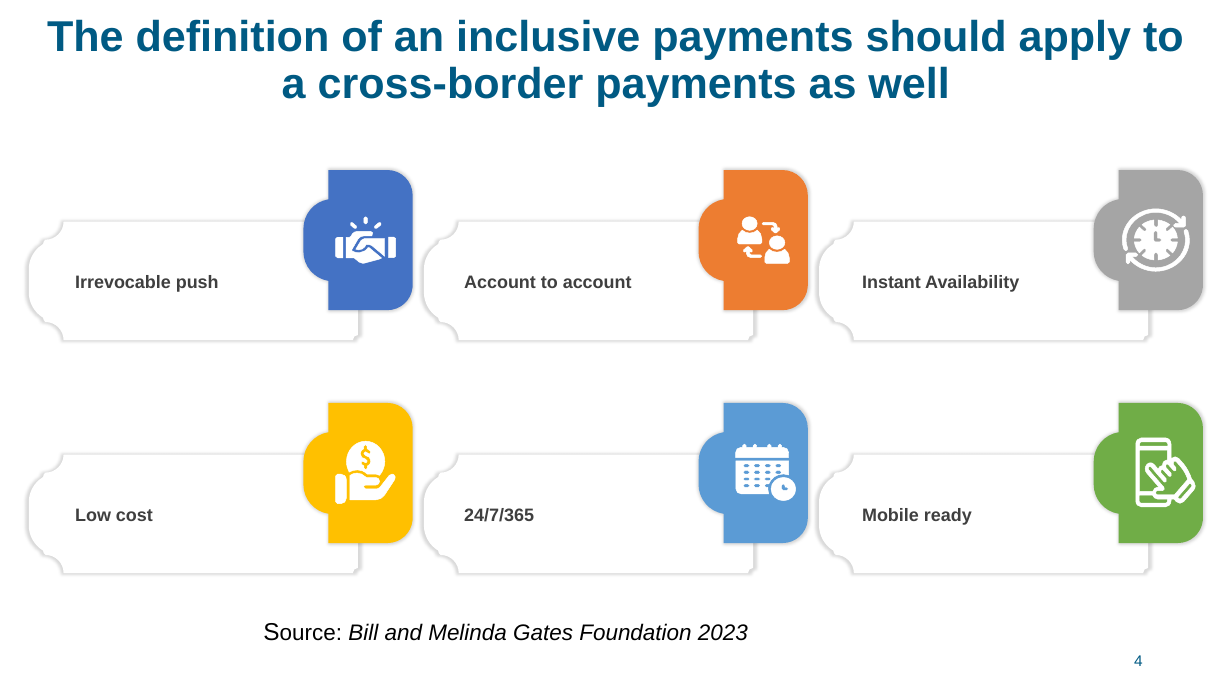
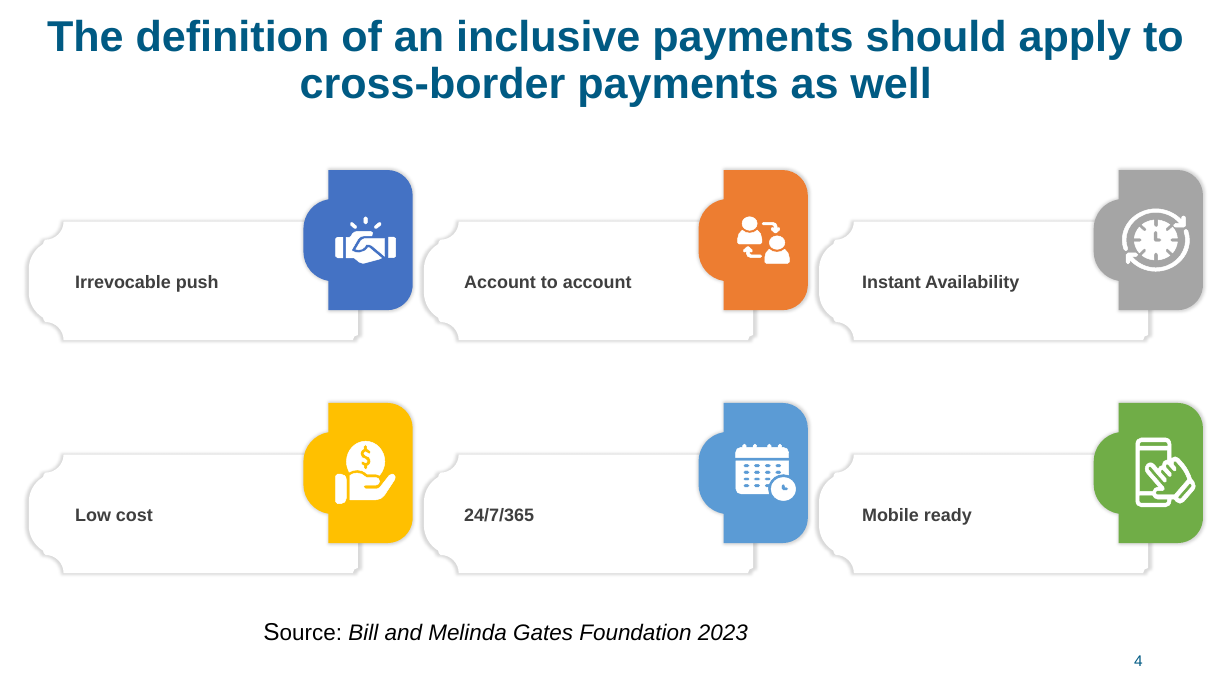
Before and after one commit to mojaloop/documentation-artifacts, a slide deck: slide 4 of presentations/pi_24_mar_2024/presentations/Inclusive_Cross_Border_Payments_Julie_Guetta_20240325.pptx. Drawn at 1232x693 pixels with LibreOffice and Linux fonts; fonts in the diff are those of the drawing; background and template pictures are left out. Boxes give left, top, right and bottom in pixels: in the first picture for what was removed or moved away, otherwise in the second. Text is boxed around its words. In the diff, an @@ line names an element or a change of style, - is before the commit and + after.

```diff
--- a/presentations/pi_24_mar_2024/presentations/Inclusive_Cross_Border_Payments_Julie_Guetta_20240325.pptx
+++ b/presentations/pi_24_mar_2024/presentations/Inclusive_Cross_Border_Payments_Julie_Guetta_20240325.pptx
@@ title at box(47, 19, 1184, 106): text changed @@
-The definition of an inclusive payments should apply to a cross-border payments as well
+The definition of an inclusive payments should apply to cross-border payments as well
```
Also in this commit, not shown: 2 other slides changed.
